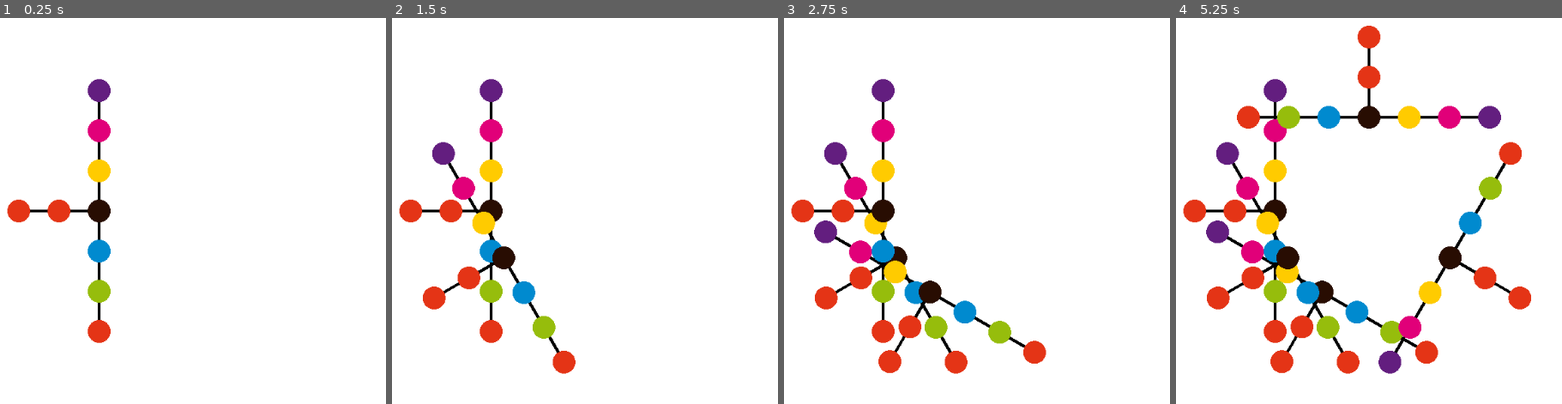
Above: before the commit, frames 1-4 (left to right).
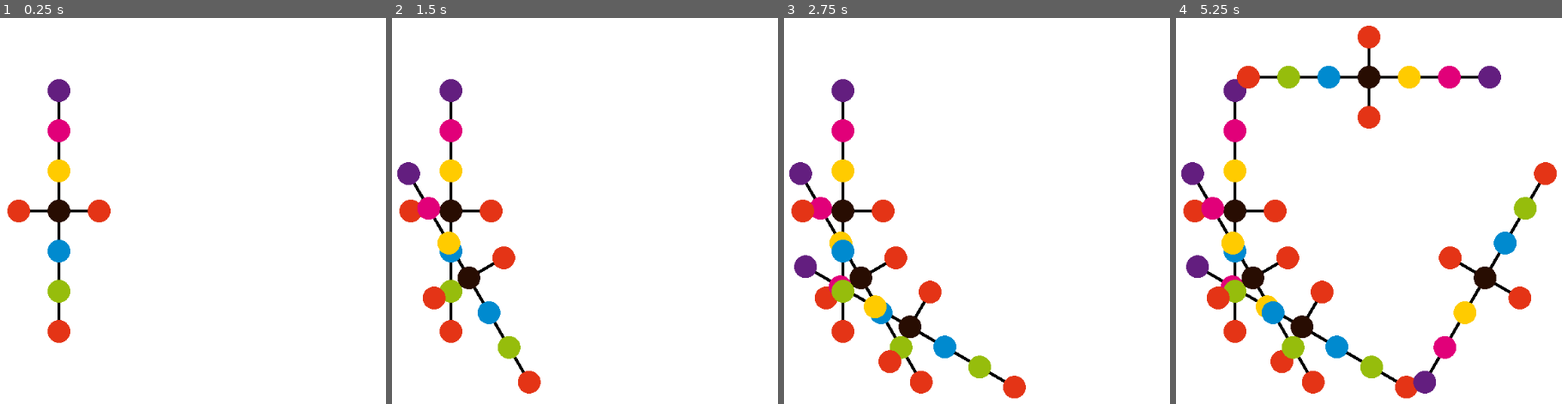
Above: after the commit, the same moments.

Repository: payload/naubino-godot
Game: Godot game, scene res://mode/RandomField.tscn
Same seed, same stepped clock (60 frames per second), same inputs: the game is played once before the commit and once after it. This scene is started directly instead of the project's main scene. Sound files missing from this copy of the repository are replaced by a short silence.
Inputs (mouse positions are in pixels of both pictures, inside the frame that each line leads up to):
- Up to frame 1 (0.25 s): no input
- Up to frame 2 (1.5 s): tap Enter at 0.5 s; move the mouse to (735, 191) at 0.52 s; hold Space 0.53-1.25 s; click (735, 191) at 0.67 s; drag from (446, 230) to (550, 292) at 1.27 s
- Up to frame 3 (2.75 s): tap Enter at 2 s; move the mouse to (1046, 122) at 2.02 s; hold Space from 2.03 s (still down); click (1046, 122) at 2.17 s
- Up to frame 4 (5.25 s): release Space at 2.75 s; drag from (1334, 292) to (outside the picture) at 2.77 s; tap Enter at 3.5 s; move the mouse to (outside the picture) at 3.52 s; hold Space 3.53-4.25 s; click (outside the picture) at 3.67 s; drag from (outside the picture) to (1264, 110) at 4.27 s; move the mouse to (1403, 211) at 5.02 s; hold Space from 5.03 s (still down); click (1403, 211) at 5.17 s

The runs differ from the first frame. In frame 1, 4.5% of the frame differs, in the area x 12-29%, y 15-85%; in frame 2, 8.3%; in frame 3, 12%; in frame 4, 21%, in the area x 1-99%, y 12-99%.

Commit message:
wip: naub chains forward ref in def

Diff:
--- a/mode/RandomField.gd
+++ b/mode/RandomField.gd
@@ -32,7 +32,7 @@
 	var init_pos = polar(200, normal)
 	var node_offset = polar(60, tangent)
 	var chain_offset = polar(60, normal)
-	spawn_chains("r.g.b.1:black.y.p.l 1.r 1.r", init_pos, node_offset, chain_offset)
+	spawn_chains("1.r r.g.b.1:black.y.p.l 1.r", init_pos, node_offset, chain_offset)
 
 
 func polar(length, angle):
@@ -65,7 +65,7 @@
 				assert(len(split) == 2)
 				new_name = split[0]
 				assert(new_name)
-				assert(not (new_name in named_nodes))
+				# assert(not (new_name in named_nodes))
 				spec = split[1]
 			else:
 				spec = desc
@@ -73,18 +73,27 @@
 			assert(spec)
 			if spec.is_valid_integer():
 				assert(!new_name)
-				assert(spec in named_nodes)
-				next_node = named_nodes[spec]
+				if spec in named_nodes:
+					next_node = named_nodes[spec]
+				else:
+					next_node = NaubScene.instance()
+					add_child(next_node)
+					named_nodes[spec] = next_node
 			else:
+				if new_name in named_nodes:
+					next_node = named_nodes[new_name]
+				else:
+					next_node = NaubScene.instance()
+					add_child(next_node)
+					if new_name:
+						named_nodes[new_name] = next_node
+				nodes.push_back(next_node)
+
 				assert(spec in palette1)
 				color = palette1[spec]
-				next_node = NaubScene.instance()
 				(next_node as Naub).mode = RigidBody2D.MODE_STATIC
 				next_node.modulate = color
-				add_child(next_node)
-				nodes.push_back(next_node)
-				if new_name:
-					named_nodes[new_name] = next_node
+
 			if current_node:
 				link_together(current_node, next_node)
 			current_node = next_node
